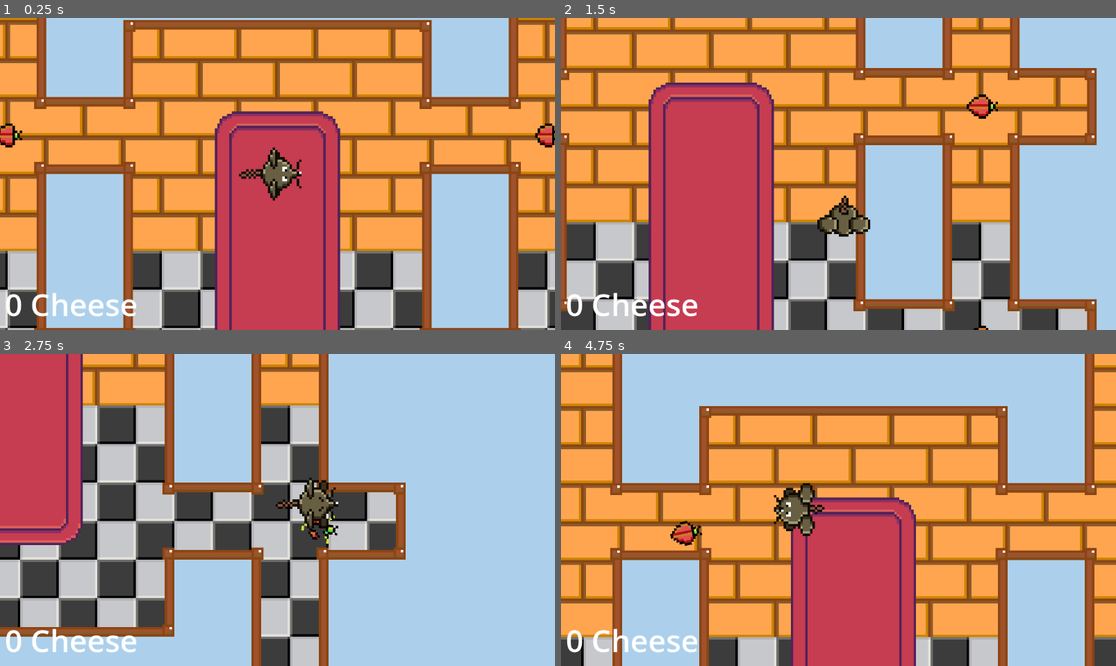
Above: before the commit, frames 1-4 (two rows, left to right).
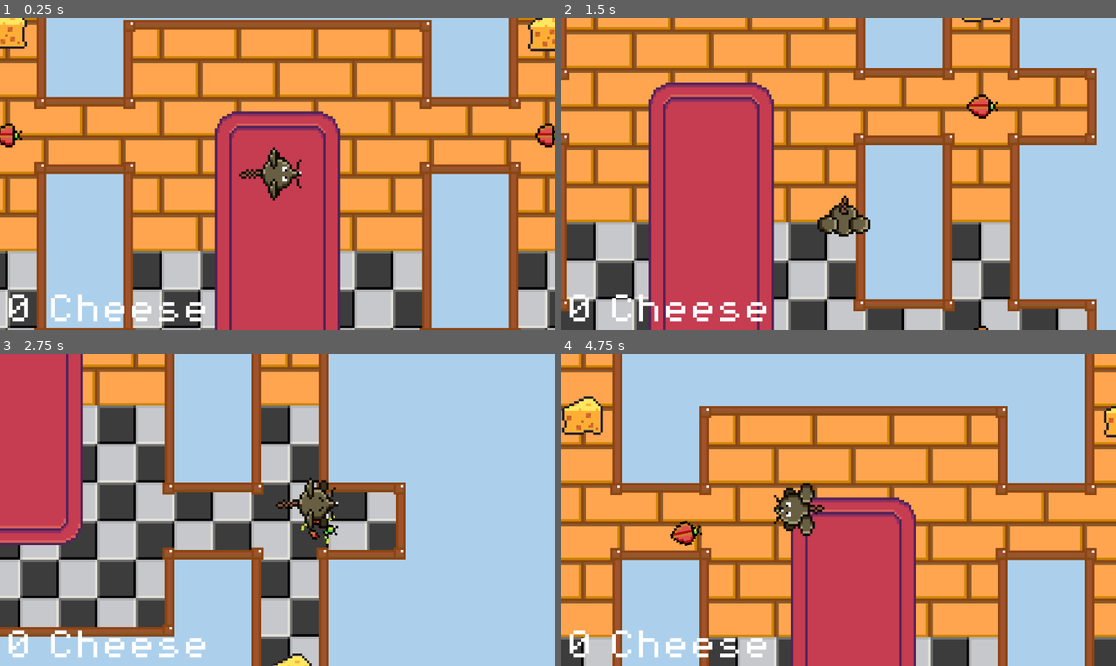
Above: after the commit, the same moments.

Repository: rasmussvala/TDDD23-Cheddar-Chase
Game: Godot game, scene res://scenes/game.tscn
Two runs of this game, one before a commit and one after it. Both use one fixed random seed, a clock stepped at 60 frames per second and the inputs below. This scene is started directly instead of the project's main scene.
Inputs:
- Up to frame 1 (0.25 s): no input
- Up to frame 2 (1.5 s): tap Enter at 0.5 s; hold Right (ui_right) 0.53-1.28 s; tap F (ui_attack) at 0.6 s; tap Shift (ui_shift) at 0.8, 1.35 s; hold Down (ui_down) from 1.28 s (still down)
- Up to frame 3 (2.75 s): tap F (ui_attack) at 1.55, 2.1 s; release Down (ui_down) at 2.03 s; hold Right (ui_right) from 2.03 s (still down); tap Shift (ui_shift) at 2.3 s
- Up to frame 4 (4.75 s): release Right (ui_right) at 2.78 s; hold Up (ui_up) 2.78-3.53 s; tap Shift (ui_shift) at 2.85, 3.8, 4.35 s; tap F (ui_attack) at 3.05, 3.6, 4.55 s; hold Left (ui_left) from 3.53 s (still down)

The runs differ from the first frame. In frame 1, 2.2% of the frame differs, in the area x 0-100%, y 0-98%; in frame 2, 1.4%; in frame 3, 1.4%; in frame 4, 2.2%, in the area x 0-100%, y 13-98%.

Commit message:
Code cleanup
Have changed variable names. Now the syntax for all nodes and variables are:

hello_this_is_a_var

All except for classnames!

Diff:
--- a/scenes/characters/enemies/bug.tscn
+++ b/scenes/characters/enemies/bug.tscn
@@ -3,9 +3,9 @@
 [ext_resource type="Script" path="res://scripts/characters/enemies/bug.gd" id="1_nut6h"]
 [ext_resource type="Texture2D" uid="uid://brjpccue7ndc3" path="res://assets/characters/enemies/bug/walk.png" id="2_etpq1"]
 [ext_resource type="Texture2D" uid="uid://crry18qdidjdo" path="res://assets/characters/enemies/bug/damaged.png" id="2_w6c88"]
-[ext_resource type="PackedScene" uid="uid://cxb8foogagtu4" path="res://scenes/tools/HurtBox.tscn" id="3_fnqh4"]
+[ext_resource type="PackedScene" uid="uid://cxb8foogagtu4" path="res://scenes/tools/hurt_box.tscn" id="3_fnqh4"]
 [ext_resource type="Texture2D" uid="uid://c6dbdnnfvxjrn" path="res://assets/characters/enemies/bug/death.png" id="3_w4eno"]
-[ext_resource type="PackedScene" uid="uid://bq7xttj67lksf" path="res://scenes/tools/HitBox.tscn" id="6_wrc18"]
+[ext_resource type="PackedScene" uid="uid://bq7xttj67lksf" path="res://scenes/tools/hit_box.tscn" id="6_wrc18"]
 
 [sub_resource type="AtlasTexture" id="AtlasTexture_ftat6"]
 atlas = ExtResource("2_w6c88")
@@ -163,44 +163,44 @@
 [sub_resource type="CircleShape2D" id="CircleShape2D_i8w3p"]
 radius = 3.0
 
-[node name="Bug" type="CharacterBody2D"]
+[node name="bug" type="CharacterBody2D"]
 collision_layer = 4
 script = ExtResource("1_nut6h")
 
-[node name="sprite" type="AnimatedSprite2D" parent="."]
+[node name="animated_sprite_2d" type="AnimatedSprite2D" parent="."]
 sprite_frames = SubResource("SpriteFrames_7owlx")
 animation = &"death"
 autoplay = "walk"
 
-[node name="detectionArea" type="Area2D" parent="."]
+[node name="detection_area" type="Area2D" parent="."]
 collision_layer = 8
 collision_mask = 2
 
-[node name="areaShape" type="CollisionShape2D" parent="detectionArea"]
+[node name="detection_collision" type="CollisionShape2D" parent="detection_area"]
 shape = SubResource("CircleShape2D_4keik")
 
-[node name="detectionRay" type="RayCast2D" parent="."]
+[node name="detection_ray" type="RayCast2D" parent="."]
 target_position = Vector2(25, 0)
 
-[node name="bodyCollision" type="CollisionShape2D" parent="."]
+[node name="collision" type="CollisionShape2D" parent="."]
 position = Vector2(-1.19209e-07, 0)
 rotation = 1.5708
 scale = Vector2(0.4, 0.4)
 shape = SubResource("CircleShape2D_ehi18")
 one_way_collision_margin = 3.5
 
-[node name="HurtBox" parent="." instance=ExtResource("3_fnqh4")]
-
-[node name="CollisionShape2D" type="CollisionShape2D" parent="HurtBox"]
+[node name="hurt_box" parent="." instance=ExtResource("3_fnqh4")]
+
+[node name="hurt_box_collision" type="CollisionShape2D" parent="hurt_box"]
 shape = SubResource("CircleShape2D_raih4")
 debug_color = Color(1.10701e-06, 0.650037, 0.115694, 0.42)
 
-[node name="HitBox" parent="." instance=ExtResource("6_wrc18")]
+[node name="hit_box" parent="." instance=ExtResource("6_wrc18")]
 collision_layer = 32
 
-[node name="CollisionShape2D" type="CollisionShape2D" parent="HitBox"]
+[node name="hit_box_collision" type="CollisionShape2D" parent="hit_box"]
 shape = SubResource("CircleShape2D_i8w3p")
 debug_color = Color(0.991119, 0, 0.269717, 0.42)
 
-[connection signal="body_entered" from="detectionArea" to="." method="_on_detection_area_body_entered"]
-[connection signal="body_exited" from="detectionArea" to="." method="_on_detection_area_body_exited"]
+[connection signal="body_entered" from="detection_area" to="." method="_on_detection_area_body_entered"]
+[connection signal="body_exited" from="detection_area" to="." method="_on_detection_area_body_exited"]
--- a/scenes/characters/mouse/player.tscn
+++ b/scenes/characters/mouse/player.tscn
@@ -8,8 +8,8 @@
 [ext_resource type="Texture2D" uid="uid://dlejngkxu8iex" path="res://assets/characters/mouse/walk.png" id="3_nllni"]
 [ext_resource type="Texture2D" uid="uid://c57n7m8rd2p0r" path="res://assets/characters/mouse/obstruct.png" id="3_wj4mi"]
 [ext_resource type="Texture2D" uid="uid://cx5sahijxh51p" path="res://assets/characters/mouse/death.png" id="4_u5uvf"]
-[ext_resource type="PackedScene" uid="uid://cxb8foogagtu4" path="res://scenes/tools/HurtBox.tscn" id="7_d2iwd"]
-[ext_resource type="PackedScene" uid="uid://bq7xttj67lksf" path="res://scenes/tools/HitBox.tscn" id="7_j7bjn"]
+[ext_resource type="PackedScene" uid="uid://cxb8foogagtu4" path="res://scenes/tools/hurt_box.tscn" id="7_d2iwd"]
+[ext_resource type="PackedScene" uid="uid://bq7xttj67lksf" path="res://scenes/tools/hit_box.tscn" id="7_j7bjn"]
 
 [sub_resource type="AtlasTexture" id="AtlasTexture_aml35"]
 atlas = ExtResource("2_kt0ko")
@@ -485,39 +485,39 @@
 [sub_resource type="CircleShape2D" id="CircleShape2D_vktk8"]
 radius = 17.0
 
-[node name="playerCharacter" type="CharacterBody2D"]
+[node name="player" type="CharacterBody2D"]
 collision_layer = 2
 script = ExtResource("1_p3jmh")
 
-[node name="playerSprite" type="AnimatedSprite2D" parent="."]
+[node name="animated_sprite_2d" type="AnimatedSprite2D" parent="."]
 sprite_frames = SubResource("SpriteFrames_copu8")
 animation = &"death"
 speed_scale = 2.0
 
-[node name="Camera2D" type="Camera2D" parent="."]
+[node name="camera_2d" type="Camera2D" parent="."]
 zoom = Vector2(5, 5)
 position_smoothing_enabled = true
 
-[node name="playerCollision" type="CollisionShape2D" parent="."]
+[node name="collision" type="CollisionShape2D" parent="."]
 scale = Vector2(0.6, 0.6)
 shape = SubResource("CircleShape2D_ua4rr")
 
-[node name="deathTimer" type="Timer" parent="."]
+[node name="death_timer" type="Timer" parent="."]
 wait_time = 2.0
 one_shot = true
 
-[node name="HurtBox" parent="." instance=ExtResource("7_d2iwd")]
+[node name="hurt_box" parent="." instance=ExtResource("7_d2iwd")]
 scale = Vector2(0.6, 0.6)
 collision_mask = 32
 
-[node name="CollisionShape2D" type="CollisionShape2D" parent="HurtBox"]
+[node name="hurt_box_collision" type="CollisionShape2D" parent="hurt_box"]
 shape = SubResource("CircleShape2D_h7yqi")
 debug_color = Color(1, 0, 0.0999999, 0.682353)
 
-[node name="HitBox" parent="." instance=ExtResource("7_j7bjn")]
-
-[node name="CollisionShape2D" type="CollisionShape2D" parent="HitBox"]
+[node name="hit_box" parent="." instance=ExtResource("7_j7bjn")]
+
+[node name="hit_box_collision" type="CollisionShape2D" parent="hit_box"]
 shape = SubResource("CircleShape2D_vktk8")
 debug_color = Color(0, 0.64181, 0.328266, 0.42)
 
-[connection signal="timeout" from="deathTimer" to="." method="_on_death_timer_timeout"]
+[connection signal="timeout" from="death_timer" to="." method="_on_death_timer_timeout"]
--- a/scenes/collectibles/cheese.tscn
+++ b/scenes/collectibles/cheese.tscn
@@ -1,7 +1,7 @@
 [gd_scene load_steps=9 format=3 uid="uid://cv7e0kb2x6ro2"]
 
 [ext_resource type="Script" path="res://scripts/collectibles/cheese.gd" id="1_4ciu2"]
-[ext_resource type="Texture2D" path="res://assets/cheese/cheese.png" id="2_wbb3w"]
+[ext_resource type="Texture2D" uid="uid://7xqxsovsp08m" path="res://assets/collectibles/cheese/cheese.png" id="2_wbb3w"]
 
 [sub_resource type="AtlasTexture" id="AtlasTexture_fosqp"]
 atlas = ExtResource("2_wbb3w")
@@ -42,17 +42,17 @@
 [sub_resource type="RectangleShape2D" id="RectangleShape2D_cumda"]
 size = Vector2(15, 11)
 
-[node name="Cheese" type="Area2D"]
+[node name="cheese" type="Area2D"]
 collision_mask = 2
 script = ExtResource("1_4ciu2")
 
-[node name="AnimatedSprite2D" type="AnimatedSprite2D" parent="."]
+[node name="animated_sprite_2d" type="AnimatedSprite2D" parent="."]
 sprite_frames = SubResource("SpriteFrames_53bq8")
 animation = &"idle"
 autoplay = "idle"
 frame_progress = 0.78457
 
-[node name="CollisionShape2D" type="CollisionShape2D" parent="."]
+[node name="collision" type="CollisionShape2D" parent="."]
 position = Vector2(-0.5, -0.5)
 shape = SubResource("RectangleShape2D_cumda")
 
--- a/scenes/game.tscn
+++ b/scenes/game.tscn
@@ -1,47 +1,47 @@
 [gd_scene load_steps=7 format=3 uid="uid://b3wdmox28pm05"]
 
-[ext_resource type="PackedScene" uid="uid://b4cu5dc1rlitf" path="res://scenes/test/testRoom.tscn" id="1_h25ey"]
+[ext_resource type="PackedScene" uid="uid://b4cu5dc1rlitf" path="res://scenes/test/test_room.tscn" id="1_h25ey"]
 [ext_resource type="Script" path="res://scripts/game_manager.gd" id="1_sqrlk"]
 [ext_resource type="PackedScene" uid="uid://cq501sdvos586" path="res://scenes/tools/hud.tscn" id="2_cdmx2"]
 [ext_resource type="PackedScene" uid="uid://ct4xnrb6ua7pq" path="res://scenes/characters/enemies/bug.tscn" id="2_yj2lc"]
 [ext_resource type="PackedScene" uid="uid://dnlv8wuw8y7et" path="res://scenes/characters/mouse/player.tscn" id="3_0xa32"]
 [ext_resource type="PackedScene" uid="uid://cv7e0kb2x6ro2" path="res://scenes/collectibles/cheese.tscn" id="6_prwsy"]
 
-[node name="Game" type="Node2D"]
+[node name="game" type="Node2D"]
 
-[node name="GameManager" type="Node" parent="."]
+[node name="game_manager" type="Node" parent="."]
 unique_name_in_owner = true
 script = ExtResource("1_sqrlk")
 
-[node name="HUD" parent="." instance=ExtResource("2_cdmx2")]
+[node name="hud" parent="." instance=ExtResource("2_cdmx2")]
 unique_name_in_owner = true
 
-[node name="Room" type="Node2D" parent="."]
+[node name="room" type="Node2D" parent="."]
 
-[node name="TestRoom" parent="Room" instance=ExtResource("1_h25ey")]
+[node name="test_room" parent="room" instance=ExtResource("1_h25ey")]
 
-[node name="Bug4" parent="." instance=ExtResource("2_yj2lc")]
+[node name="bug_4" parent="." instance=ExtResource("2_yj2lc")]
 position = Vector2(112, 80)
 
-[node name="Bug3" parent="." instance=ExtResource("2_yj2lc")]
+[node name="bug_3" parent="." instance=ExtResource("2_yj2lc")]
 position = Vector2(-112, 80)
 
-[node name="Bug2" parent="." instance=ExtResource("2_yj2lc")]
+[node name="bug_2" parent="." instance=ExtResource("2_yj2lc")]
 position = Vector2(-112, -16)
 
-[node name="Bug" parent="." instance=ExtResource("2_yj2lc")]
+[node name="bug_1" parent="." instance=ExtResource("2_yj2lc")]
 position = Vector2(112, -16)
 
-[node name="Player" parent="." instance=ExtResource("3_0xa32")]
+[node name="player" parent="." instance=ExtResource("3_0xa32")]
 
-[node name="Cheese" parent="." instance=ExtResource("6_prwsy")]
+[node name="cheese_1" parent="." instance=ExtResource("6_prwsy")]
 position = Vector2(-112, -59)
 
-[node name="Cheese2" parent="." instance=ExtResource("6_prwsy")]
+[node name="cheese_2" parent="." instance=ExtResource("6_prwsy")]
 position = Vector2(-112, 145)
 
-[node name="Cheese3" parent="." instance=ExtResource("6_prwsy")]
+[node name="cheese_3" parent="." instance=ExtResource("6_prwsy")]
 position = Vector2(113, 144)
 
-[node name="Cheese4" parent="." instance=ExtResource("6_prwsy")]
+[node name="cheese_4" parent="." instance=ExtResource("6_prwsy")]
 position = Vector2(113, -58)
--- a/scenes/test/testRoom.tscn
+++ b/scenes/test/test_room.tscn
@@ -1,6 +1,6 @@
 [gd_scene load_steps=6 format=4 uid="uid://b4cu5dc1rlitf"]
 
-[ext_resource type="Texture2D" uid="uid://bqar5whg221ac" path="res://assets/testlevel/roomMaptile_test.png" id="1_0gpah"]
+[ext_resource type="Texture2D" uid="uid://bqar5whg221ac" path="res://assets/testlevel/tilemap.png" id="1_0gpah"]
 
 [sub_resource type="TileSetAtlasSource" id="TileSetAtlasSource_pbf3e"]
 texture = ExtResource("1_0gpah")
@@ -207,12 +207,12 @@
 tile_size = Vector2i(32, 32)
 sources/2 = SubResource("TileSetAtlasSource_wng25")
 
-[node name="TestRoom" type="Node2D"]
-
-[node name="TileMapLayer1" type="TileMapLayer" parent="."]
+[node name="test_room" type="Node2D"]
+
+[node name="tilemap_layer_1" type="TileMapLayer" parent="."]
 tile_map_data = PackedByteArray("AAD+//7/AAAAAAAAAAD///7/AAABAAAAAAAAAP7/AAABAAAAAAABAP7/AAACAAAAAAD+/wAAAAAAAAEAAAABAA …(688 unchanged characters)…
 tile_set = SubResource("TileSet_a3nj1")
 
-[node name="TileMapLayer2" type="TileMapLayer" parent="."]
+[node name="tilemap_layer_2" type="TileMapLayer" parent="."]
 tile_map_data = PackedByteArray("AAAAAAEAAgAPAAEAAAAAAAAAAgAPAAEAAAD//wEAAgANAAEAAAD//wAAAgANAAEAAAD/////AgANAAAAAAAAAP//AgAPAAAAAAD//wIAAgANAAIAAAAAAAIAAgAPAAIAAAA=")
 tile_set = SubResource("TileSet_ttvn5")
--- a/scenes/titleScreen.tscn
+++ b/scenes/title_screen.tscn
@@ -1,13 +1,13 @@
 [gd_scene load_steps=4 format=3 uid="uid://bnvkpndk0p0c3"]
 
 [ext_resource type="Script" path="res://scripts/title_screen.gd" id="1_twnuh"]
-[ext_resource type="FontFile" uid="uid://dfblfbk50wbwq" path="res://assets/fonts/PixelOperator8-Bold.ttf" id="2_2ekvr"]
-[ext_resource type="FontFile" uid="uid://c1jrm06anmbhs" path="res://assets/fonts/PixelOperator8.ttf" id="3_bkvwi"]
+[ext_resource type="FontFile" uid="uid://co7nycwx35e6j" path="res://assets/tools/fonts/PixelOperator8-Bold.ttf" id="2_2ekvr"]
+[ext_resource type="FontFile" uid="uid://dwxiyviu3pln4" path="res://assets/tools/fonts/PixelOperator8.ttf" id="3_bkvwi"]
 
-[node name="TitleScreen" type="CanvasLayer"]
+[node name="title_screen" type="CanvasLayer"]
 script = ExtResource("1_twnuh")
 
-[node name="Message" type="Label" parent="."]
+[node name="message" type="Label" parent="."]
 anchors_preset = 8
 anchor_left = 0.5
 anchor_top = 0.5
@@ -27,7 +27,7 @@
 vertical_alignment = 1
 autowrap_mode = 2
 
-[node name="StartButton" type="Button" parent="."]
+[node name="start_button" type="Button" parent="."]
 anchors_preset = 8
 anchor_left = 0.5
 anchor_top = 0.5
@@ -43,4 +43,4 @@
 theme_override_font_sizes/font_size = 64
 text = "Start"
 
-[connection signal="pressed" from="StartButton" to="." method="_on_start_button_pressed"]
+[connection signal="pressed" from="start_button" to="." method="_on_start_button_pressed"]
--- a/scenes/tools/HitBox.tscn
+++ b/scenes/tools/hit_box.tscn
@@ -1,8 +1,8 @@
 [gd_scene load_steps=2 format=3 uid="uid://bq7xttj67lksf"]
 
-[ext_resource type="Script" path="res://scripts/tools/hitBox.gd" id="1_8j50c"]
+[ext_resource type="Script" path="res://scripts/tools/hit_box.gd" id="1_8j50c"]
 
-[node name="HitBox" type="Area2D"]
+[node name="hit_box" type="Area2D"]
 collision_layer = 16
 collision_mask = 0
 script = ExtResource("1_8j50c")
--- a/scenes/tools/hud.tscn
+++ b/scenes/tools/hud.tscn
@@ -1,12 +1,12 @@
 [gd_scene load_steps=3 format=3 uid="uid://cq501sdvos586"]
 
-[ext_resource type="FontFile" uid="uid://c1jrm06anmbhs" path="res://assets/fonts/PixelOperator8.ttf" id="1_2if4o"]
+[ext_resource type="FontFile" uid="uid://dwxiyviu3pln4" path="res://assets/tools/fonts/PixelOperator8.ttf" id="1_2if4o"]
 [ext_resource type="Script" path="res://scripts/hud.gd" id="1_20cvk"]
 
-[node name="HUD" type="CanvasLayer"]
+[node name="hud" type="CanvasLayer"]
 script = ExtResource("1_20cvk")
 
-[node name="ScoreLabel" type="Label" parent="."]
+[node name="score_label" type="Label" parent="."]
 anchors_preset = 2
 anchor_top = 1.0
 anchor_bottom = 1.0
--- a/scenes/tools/HurtBox.tscn
+++ b/scenes/tools/hurt_box.tscn
@@ -1,8 +1,8 @@
 [gd_scene load_steps=2 format=3 uid="uid://cxb8foogagtu4"]
 
-[ext_resource type="Script" path="res://scripts/tools/hurtBox.gd" id="1_5uqd8"]
+[ext_resource type="Script" path="res://scripts/tools/hurt_box.gd" id="1_5uqd8"]
 
-[node name="HurtBox" type="Area2D"]
+[node name="hurt_box" type="Area2D"]
 collision_layer = 0
 collision_mask = 16
 script = ExtResource("1_5uqd8")
--- a/scripts/characters/enemies/bug.gd
+++ b/scripts/characters/enemies/bug.gd
@@ -24,10 +24,10 @@
 var knockback_strength = 150
 
 # References to nodes
-@onready var sprite: AnimatedSprite2D = $sprite
-@onready var ray_cast: RayCast2D = $detectionRay
-@onready var detection_area = $detectionArea
-@onready var hit_box: HitBox = $HitBox
+@onready var animated_sprite_2d: AnimatedSprite2D = $animated_sprite_2d
+@onready var ray_cast: RayCast2D = $detection_ray
+@onready var detection_area: Area2D = $detection_area
+@onready var hit_box: HitBox = $hit_box
 
 func _ready():
 	hit_box.enable_hitbox()
@@ -59,7 +59,7 @@
 	move_and_slide()
 
 	if velocity != Vector2.ZERO:
-		sprite.rotation = velocity.angle()
+		animated_sprite_2d.rotation = velocity.angle()
 
 func can_see_player() -> bool:
 	if not player or not is_instance_valid(player):
@@ -94,12 +94,12 @@
 		velocity = Vector2.ZERO
 
 func _on_detection_area_body_entered(body):
-	if body and body.name == "Player":
+	if body and body.name == "player":
 		player = body
 		player_chase = true
 
 func _on_detection_area_body_exited(body):
-	if body and body.name == "Player":
+	if body and body.name == "player":
 		player = null
 		player_chase = false
 		pause_time = 0
@@ -117,12 +117,12 @@
 		knockback_velocity = direction * knockback_strength
 		knockback_timer = knockback_duration
 
-		sprite.play("damaged")
-		await sprite.animation_finished
-		sprite.play("walk")
+		animated_sprite_2d.play("damaged")
+		await animated_sprite_2d.animation_finished
+		animated_sprite_2d.play("walk")
 
 func die():
 	is_dead = true
-	sprite.play("death")
-	await sprite.animation_finished
+	animated_sprite_2d.play("death")
+	await animated_sprite_2d.animation_finished
 	queue_free()
--- a/scripts/characters/mouse/player.gd
+++ b/scripts/characters/mouse/player.gd
@@ -21,13 +21,13 @@
 var knockback_strength = 200
 
 # References to nodes
-@onready var sprite = $playerSprite
-@onready var hit_box: HitBox = $HitBox
-@onready var hurt_box: HurtBox = $HurtBox
-@onready var death_timer: Timer = $deathTimer
+@onready var animated_sprite_2d: AnimatedSprite2D = $animated_sprite_2d
+@onready var hit_box: HitBox = $hit_box
+@onready var hurt_box: HurtBox = $hurt_box
+@onready var death_timer: Timer = $death_timer
 
 func _ready():
-	sprite.connect("animation_finished", Callable(self, "_on_animation_finished"))
+	animated_sprite_2d.connect("animation_finished", Callable(self, "_on_animation_finished"))
 	hurt_box.connect("body_entered", Callable(self, "_on_hurtbox_body_entered"))
 	hit_box.disable_hitbox()  # Ensure hitbox is disabled initially
 	hurt_box.enable_hurtbox()  # Ensure hurtbox is enabled initially
@@ -53,18 +53,18 @@
 
 		if roll_timer <= 0:
 			is_rolling = false
-			sprite.play("walk")
+			animated_sprite_2d.play("walk")
 			hurt_box.enable_hurtbox()
 		else:
 			velocity = velocity.normalized() * lerp(roll_speed, 0, 1 - (roll_timer / roll_duration))
 
 	# Attacking logic
 	elif is_attacking:
-		if !sprite.is_playing():
+		if !animated_sprite_2d.is_playing():
 			is_attacking = false
 
 			if !is_rolling:
-				sprite.play("idle")
+				animated_sprite_2d.play("idle")
 			velocity = Vector2.ZERO
 		else:
 			var input_vector = Vector2.ZERO
@@ -79,7 +79,7 @@
 
 			if input_vector.length() > 0:
 				velocity = input_vector.normalized() * speed
-				sprite.rotation = velocity.angle()
+				animated_sprite_2d.rotation = velocity.angle()
 			else:
 				velocity = Vector2.ZERO
 
@@ -99,32 +99,32 @@
 			velocity = input_vector.normalized() * speed
 
 			if !is_colliding():
-				sprite.play("walk")
-			sprite.rotation = velocity.angle()
+				animated_sprite_2d.play("walk")
+			animated_sprite_2d.rotation = velocity.angle()
 		else:
 			velocity = Vector2.ZERO
 
 			if !is_attacking and !is_rolling:
-				sprite.play("idle")
+				animated_sprite_2d.play("idle")
 
 		# Roll mechanic: Only allow rolling if there is movement input and the roll action is just pressed
 		if Input.is_action_just_pressed("ui_shift") and input_vector.length() > 0:
 			is_rolling = true
 			roll_timer = roll_duration
 			velocity = velocity.normalized() * roll_speed
-			sprite.play("roll")
+			animated_sprite_2d.play("roll")
 			hurt_box.disable_hurtbox()
 
 	# Play attack animation if attack button is pressed and not rolling
 	if Input.is_action_just_pressed("ui_attack") and !is_rolling:
 		is_attacking = true
-		sprite.play("attack")
+		animated_sprite_2d.play("attack")
 		hit_box.enable_hitbox()
 		hurt_box.disable_hurtbox()
 
 	# Play obstruct animation if there is a collision and not rolling
 	if is_colliding() and !is_rolling and !is_attacking:
-		sprite.play("obstruct")
+		animated_sprite_2d.play("obstruct")
 
 # Function to check for collision
 func is_colliding() -> bool:
@@ -148,12 +148,12 @@
 		var direction = (position - attacker_position).normalized()
 		knockback_velocity = direction * knockback_strength
 		knockback_timer = knockback_duration
-		sprite.play("damaged")
+		animated_sprite_2d.play("damaged")
 
 # Function to handle player death
 func die():
 	is_dead = true
-	sprite.play("death")
+	animated_sprite_2d.play("death")
 
 	Engine.time_scale = 0.5
 	death_timer.start()
@@ -168,14 +168,14 @@
 func _on_animation_finished() -> void:
 	if is_rolling:
 		is_rolling = false
-		sprite.play("walk")
+		animated_sprite_2d.play("walk")
 	elif is_attacking:
 		is_attacking = false
 		hit_box.disable_hitbox()
 		hurt_box.enable_hurtbox()
 
 		if !is_rolling:
-			sprite.play("idle")
+			animated_sprite_2d.play("idle")
 		velocity = Vector2.ZERO
 
 # Function that handles when the timer is over
--- a/scripts/collectibles/cheese.gd
+++ b/scripts/collectibles/cheese.gd
@@ -1,6 +1,6 @@
 extends Area2D
 
-@onready var game_manager: Node = %GameManager
+@onready var game_manager: Node = %game_manager
 
 func _on_body_entered(_body) -> void:
 	game_manager.add_point()
--- a/scripts/game_manager.gd
+++ b/scripts/game_manager.gd
@@ -2,7 +2,7 @@
 
 var score = 0
 
-@onready var hud: CanvasLayer = %HUD
+@onready var hud: CanvasLayer = %hud
 
 # Add a point for collected cheese and update HUD
 func add_point() -> void:
--- a/scripts/hud.gd
+++ b/scripts/hud.gd
@@ -1,6 +1,6 @@
 extends CanvasLayer
 
-@onready var score_label: Label = $ScoreLabel
+@onready var score_label: Label = $score_label
 
 func update_score(score) -> void:
 	score_label.text = str(score) + " Cheese"
--- a/scripts/tools/hitBox.gd
+++ b/scripts/tools/hit_box.gd
@@ -5,15 +5,15 @@
 @export var damage: int = 1
 
 # Reference to the CollisionShape2D node
-@onready var collision_shape = $CollisionShape2D
+@onready var hit_box_collision: CollisionShape2D = $hit_box_collision
 
 func _ready() -> void:
 	disable_hitbox()
 
 # Function to enable the hitbox
 func enable_hitbox() -> void:
-	collision_shape.disabled = false
+	hit_box_collision.disabled = false
 
 # Function to disable the hitbox
 func disable_hitbox() -> void:
-	collision_shape.disabled = true
+	hit_box_collision.disabled = true
--- a/scripts/tools/hurtBox.gd
+++ b/scripts/tools/hurt_box.gd
@@ -2,23 +2,23 @@
 extends Area2D
 
 # Reference to the CollisionShape2D node
-@onready var collision_shape = $CollisionShape2D
+@onready var hurt_box_collision: CollisionShape2D = $hurt_box_collision
 
 func _ready() -> void:
 	connect("area_entered", Callable(self, "_on_area_entered"))
 
 # Function to enable the hurtbox
 func enable_hurtbox() -> void:
-	collision_shape.disabled = false
+	hurt_box_collision.disabled = false
 
 # Function to disable the hurtbox
 func disable_hurtbox() -> void:
-	collision_shape.disabled = true
+	hurt_box_collision.disabled = true
 
 # Function to activate take_damage
-func _on_area_entered(hitbox: HitBox) -> void:
-	if hitbox == null:
+func _on_area_entered(hit_box: HitBox) -> void:
+	if hit_box == null:
 		return
 
 	if owner.has_method("take_damage"):
-		owner.take_damage(hitbox.damage, hitbox.global_position)
+		owner.take_damage(hit_box.damage, hit_box.global_position)
Renamed: assets/testlevel/roomMaptile_test.png -> assets/testlevel/tilemap.png
